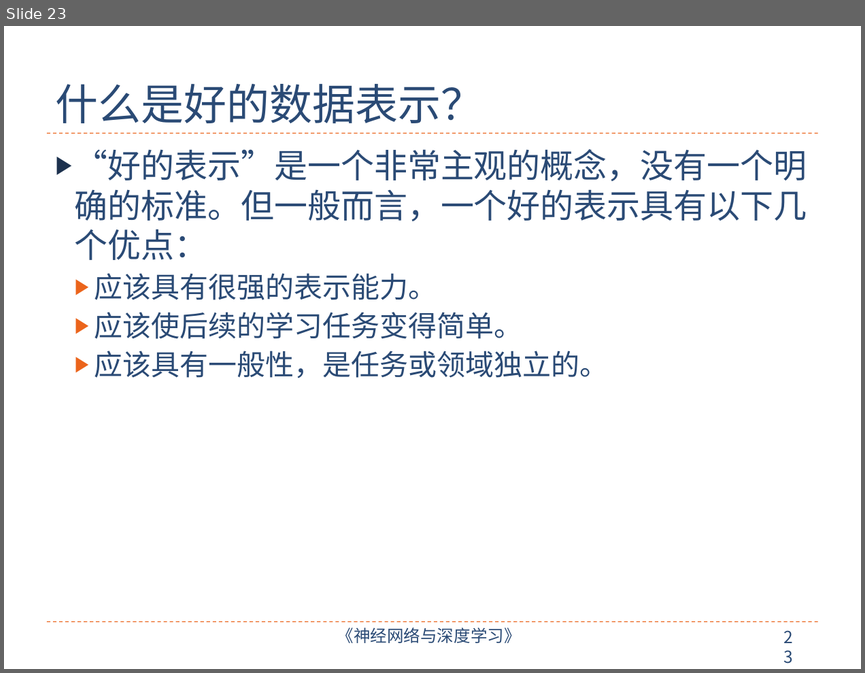
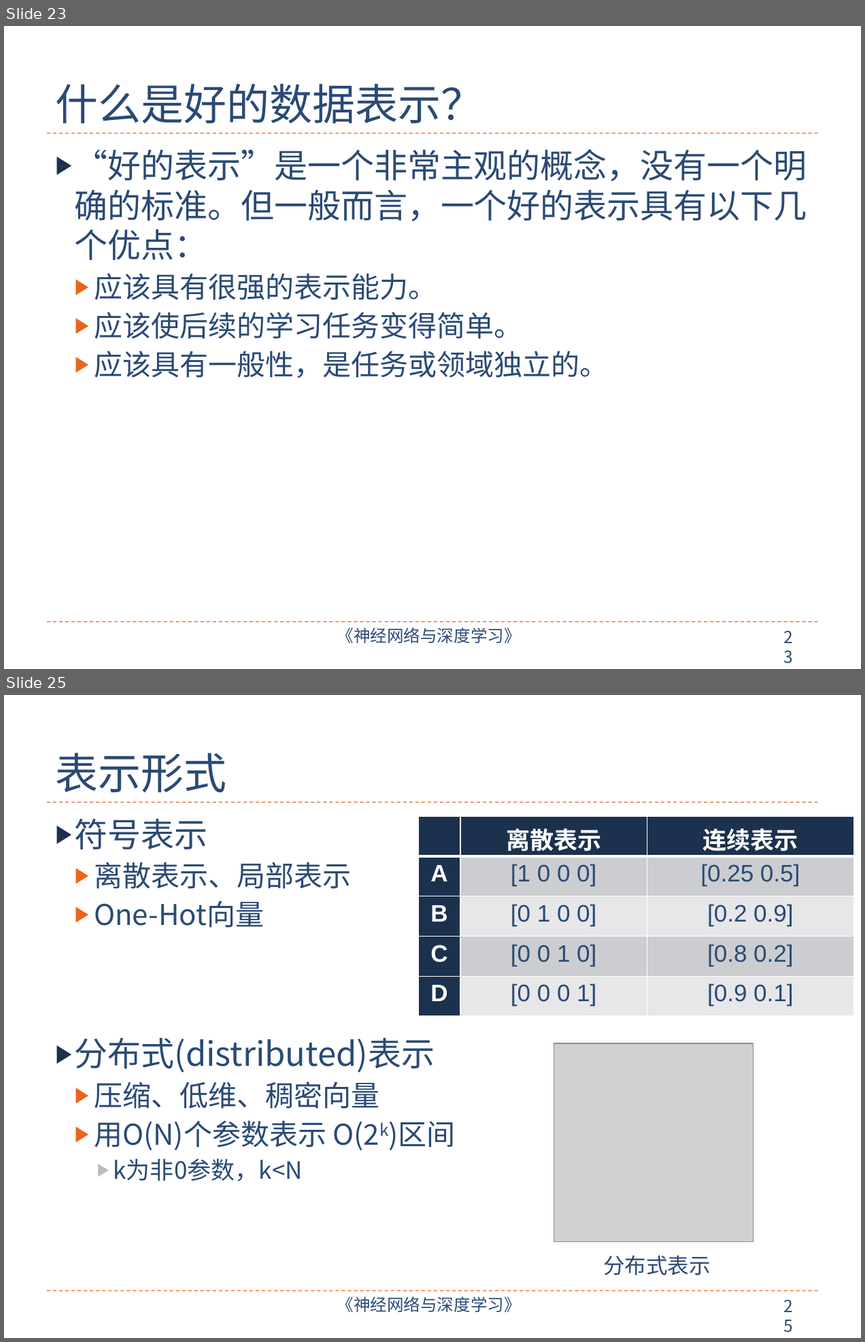
Before and after one commit to nndl/nndl.github.io, a slide deck: ppt/chap-绪论.pptx. Shown one above the other, each under a label of ours: slide 23 before the commit, slides 23 and 25 after it; the slides between them are not shown. The pictures are 865x673 and 865x1342 pixels, drawn with LibreOffice and Linux fonts; fonts in the diff are those of the drawing; grey boxes stand for pictures. Boxes give left, top, right and bottom in pixels: in the first picture for what was removed or moved away, otherwise in the second. Text is boxed around its words. In the diff, an @@ line names an element or a change of style, - is before the commit and + after.

```diff
--- a/ppt/chap-绪论.pptx
+++ b/ppt/chap-绪论.pptx
@@ slide 25 added at (x1=4, y1=695, x2=861, y2=1338), background #FFFFFF; not listed: 4 template elements that a slide beside it also shows @@
@@ title added at (x1=56, y1=753, x2=227, y2=792), 36 pt, text #2A4A75 @@
+表示形式
@@ table added at (x1=418, y1=817, x2=853, y2=1009), 5 rows, 3 columns @@
+ | 离散表示 | 连续表示
+A | [1 0 0 0] | [0.25 0.5]
+B | [0 1 0 0] | [0.2 0.9]
+C | [0 0 1 0] | [0.8 0.2]
+D | [0 0 0 1] | [0.9 0.1]
@@ text added at (x1=75, y1=818, x2=456, y2=1181), 24 pt, text #2A4A75 @@
+▶ 符号表示
+  ▶ 离散表示、局部表示
+  ▶ One-Hot向量
+▶ 分布式(distributed)表示
+  ▶ 压缩、低维、稠密向量
+  ▶ 用O(N)个参数表示 O(2k)区间
+    ▶ k为非0参数，k<N
@@ picture added at (x1=554, y1=1043, x2=753, y2=1241) @@
@@ text added at (x1=603, y1=1255, x2=711, y2=1275), 18 pt, text #2A4A75 @@
+  分布式表示
```
Also in this commit, not shown: 12 slides changed, 1 other slide added, 1 slide removed, 2 other files.
